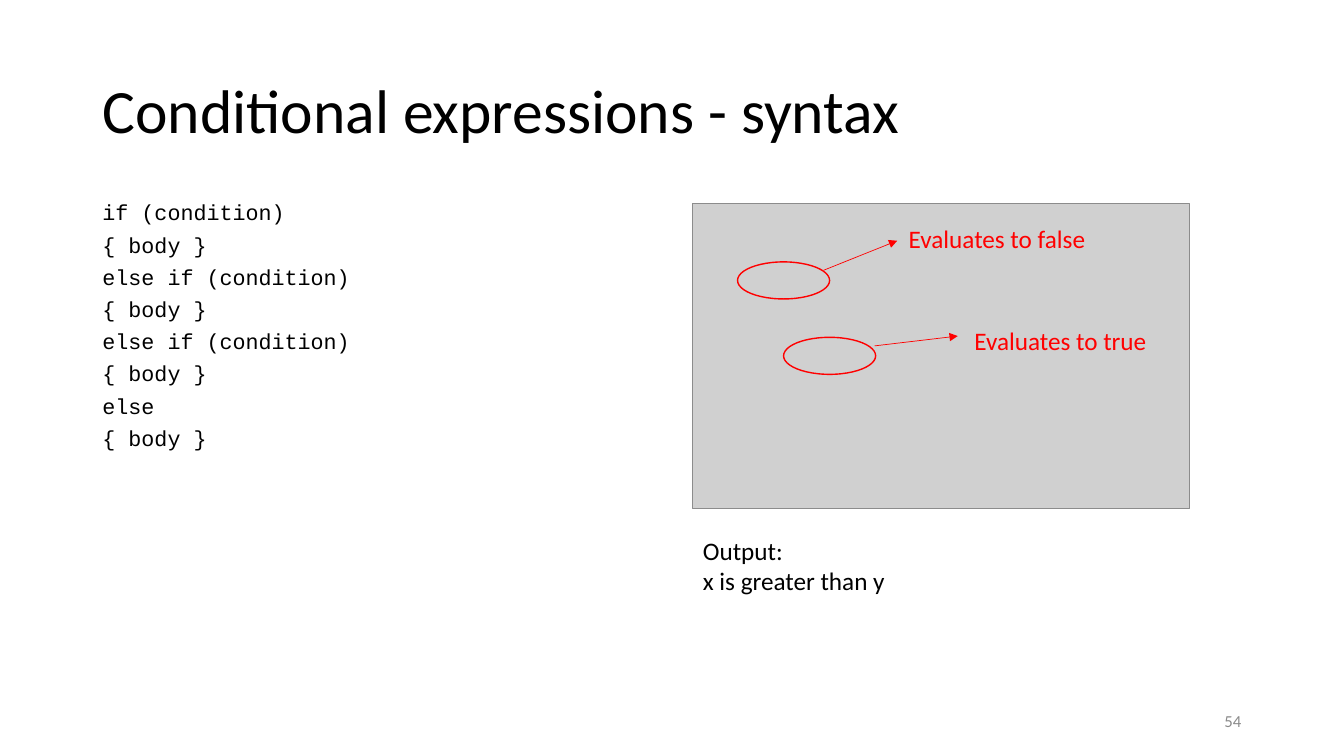
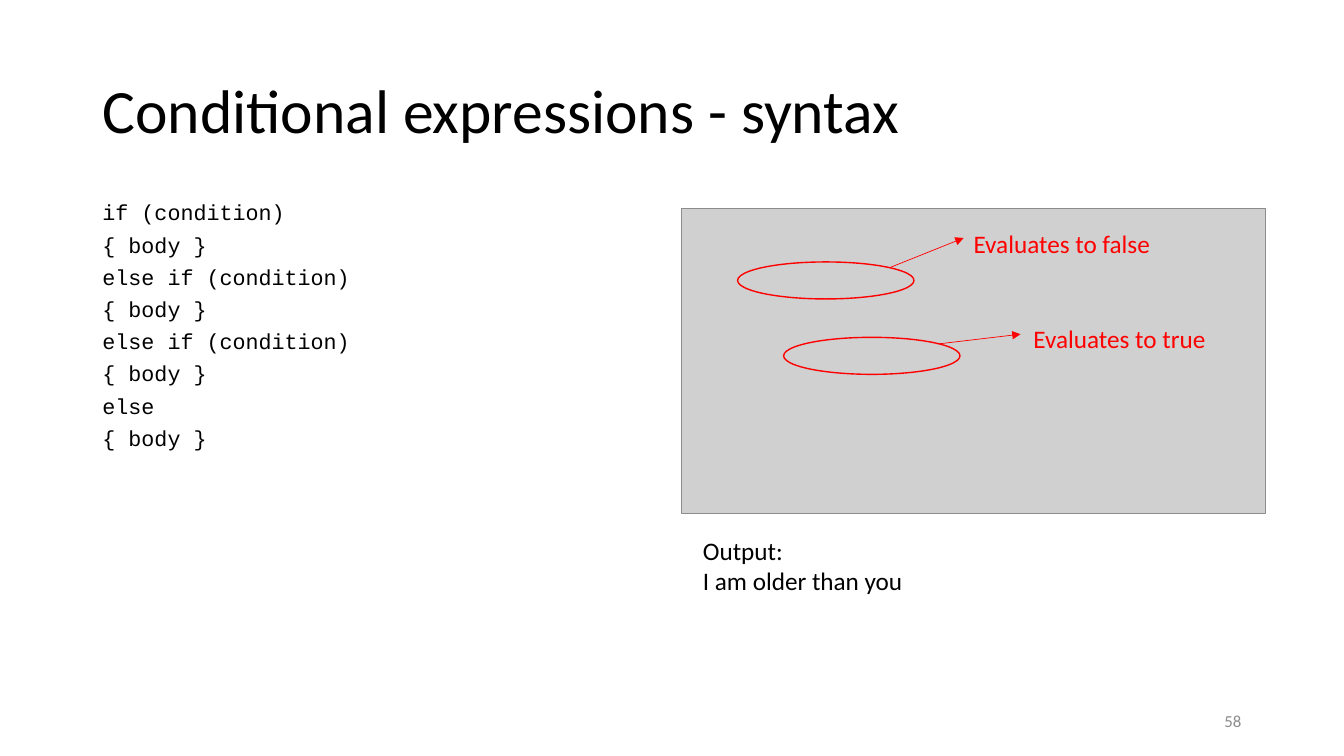
Before and after one commit to CodeIt-SADEAF/handout, a slide deck: slide 58 of Lesson1/L1_slides/L1_slides.pptx (slide 54 before the commit). Drawn at 1344x756 pixels with LibreOffice and Linux fonts; fonts in the diff are those of the drawing; grey boxes stand for pictures. Boxes give left, top, right and bottom in pixels: in the first picture for what was removed or moved away, otherwise in the second. Text is boxed around its words. In the diff, an @@ line names an element or a change of style, - is before the commit and + after.

```diff
--- a/Lesson1/L1_slides/L1_slides.pptx
+++ b/Lesson1/L1_slides/L1_slides.pptx
@@ picture: place and size @@
-picture at box(694, 204, 1191, 509)
+picture at box(682, 209, 1265, 514)
@@ arrow moved from (824, 270) - (897, 241) to (890, 267) - (964, 238) @@
@@ text "Evaluates to false": place and size @@
-text "Evaluates to false" at box(909, 230, 1085, 248)
+text "Evaluates to false" at box(974, 235, 1149, 253)
@@ ellipse: place and size @@
-ellipse at box(738, 262, 830, 299)
+ellipse at box(738, 262, 914, 299)
@@ text "Evaluates to true": place and size @@
-text "Evaluates to true" at box(974, 332, 1146, 350)
+text "Evaluates to true" at box(1033, 330, 1205, 348)
@@ ellipse: place and size @@
-ellipse at box(783, 338, 875, 375)
+ellipse at box(783, 338, 960, 375)
@@ arrow moved from (875, 346) - (958, 336) to (938, 344) - (1020, 335) @@
@@ text at box(703, 572, 903, 594): text changed @@
-x is greater than y
+I am older than you
@@ page number at box(1224, 715, 1241, 727): text changed @@
-54
+58
```
Also in this commit, not shown: 9 other slides changed, 7 slides added, 7 other files.
